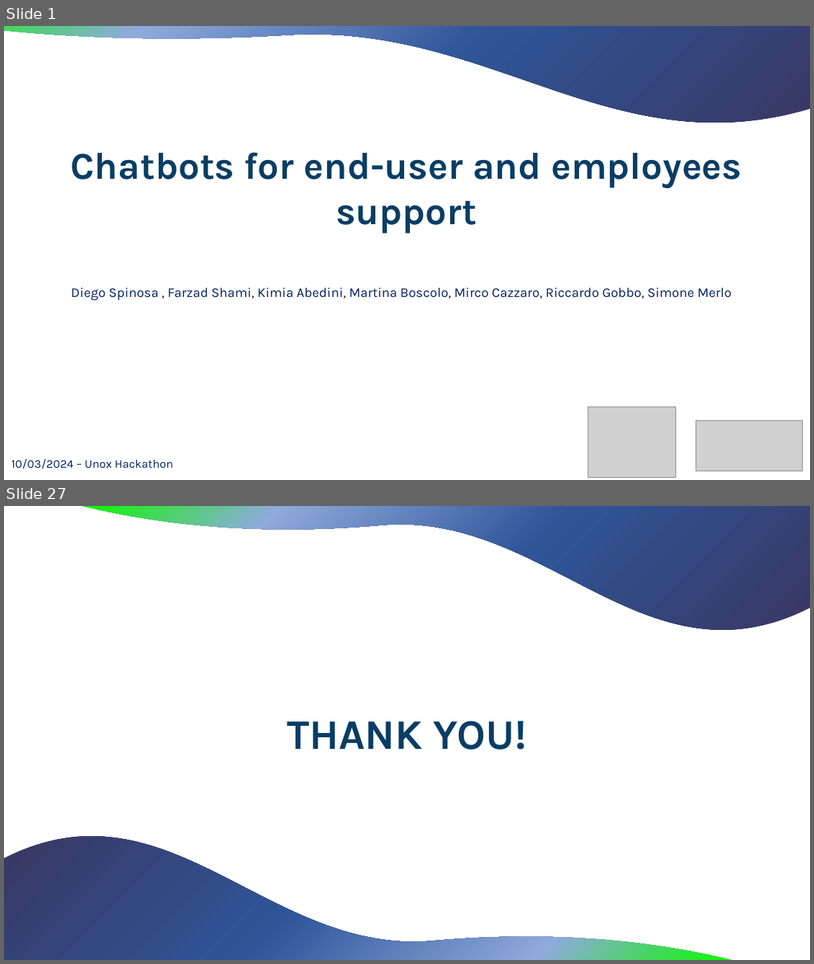
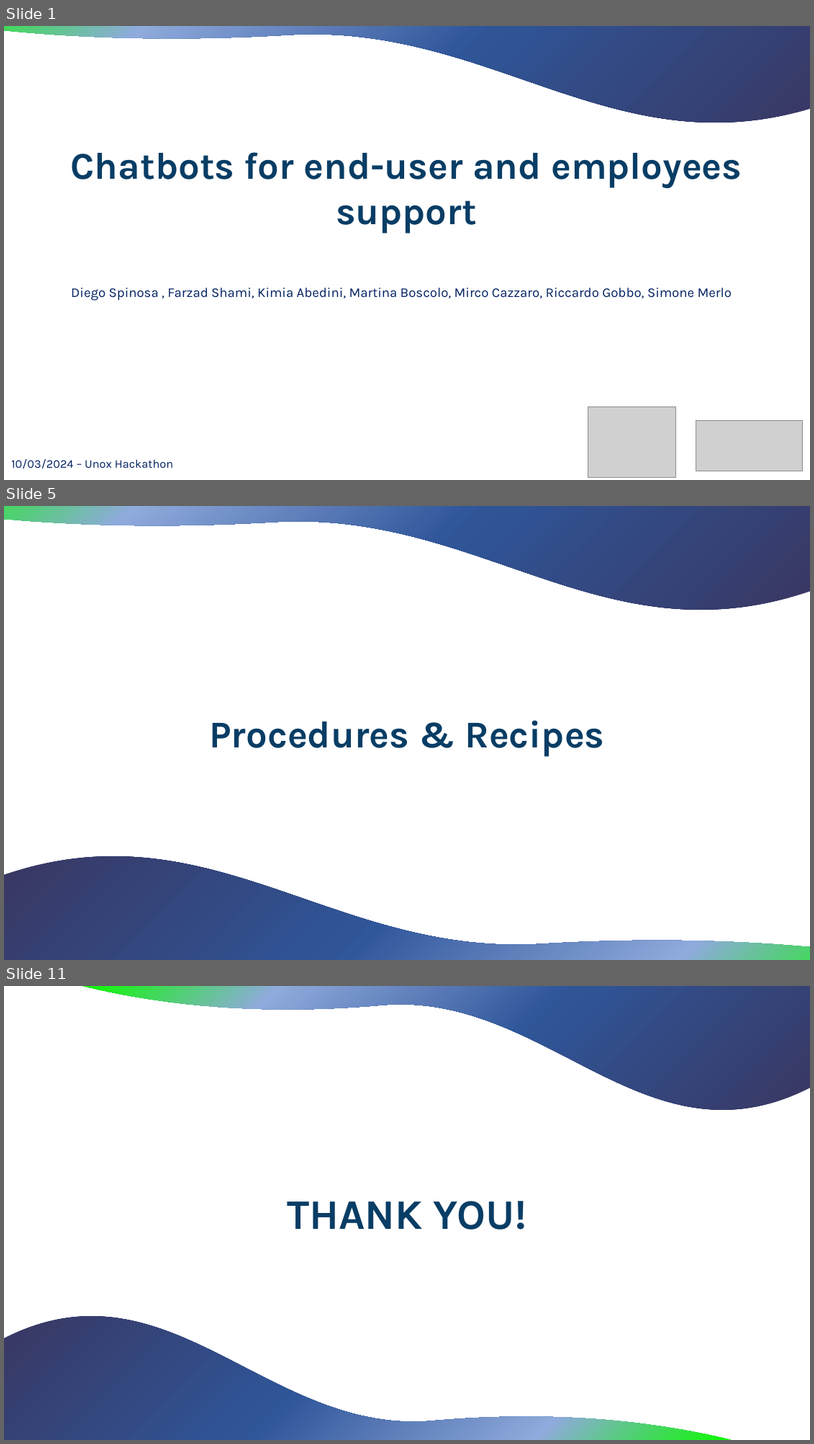
Before and after one commit to MerloSimone/HackatonUnox, a slide deck: Slides/PresentationDS.pptx. Shown one above the other, each under a label of ours: slides 1 and 27 before the commit, slides 1, 5 and 11 after it; the slides between them are not shown. The pictures are 814x964 and 814x1444 pixels, drawn with LibreOffice and Linux fonts; fonts in the diff are those of the drawing; grey boxes stand for pictures. Boxes give left, top, right and bottom in pixels: in the first picture for what was removed or moved away, otherwise in the second. Text is boxed around its words. In the diff, an @@ line names an element or a change of style, - is before the commit and + after.

```diff
--- a/Slides/PresentationDS.pptx
+++ b/Slides/PresentationDS.pptx
@@ slide 5 added at [4,506,810,960], background #FFFFFF @@
@@ freeform shape added at [4,506,810,610], fill gradient #393762 to #2F5597 to #31579B to #8FAADC to #0CFA00 @@
@@ text added at [209,720,604,757], 45 pt, text #083D65, bold @@
+Procedures & Recipes
@@ group added at [381,782,439,800]: 7 freeform shapes, 1 rectangle @@
@@ freeform shape added at [4,856,810,960], fill gradient #393762 to #2F5597 to #31579B to #8FAADC to #0CFA00 @@
@@ what was slide 27 is now slide 11 @@
```
Also in this commit, not shown: 8 other slides added, 25 slides removed.
